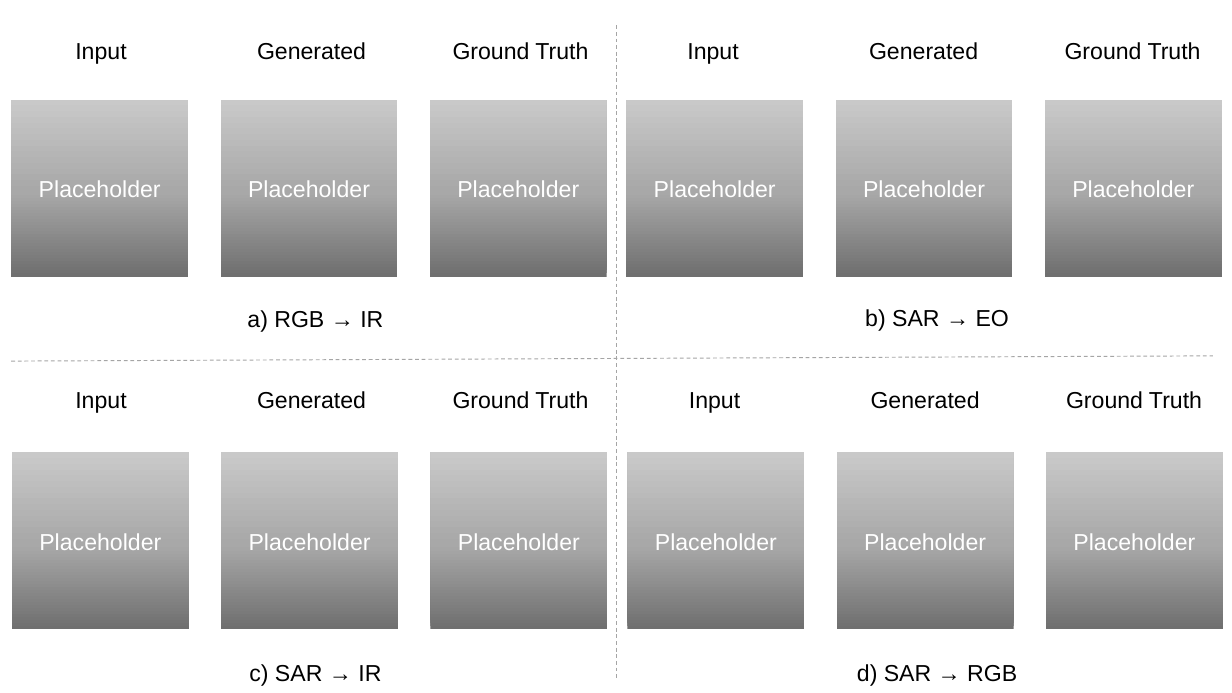
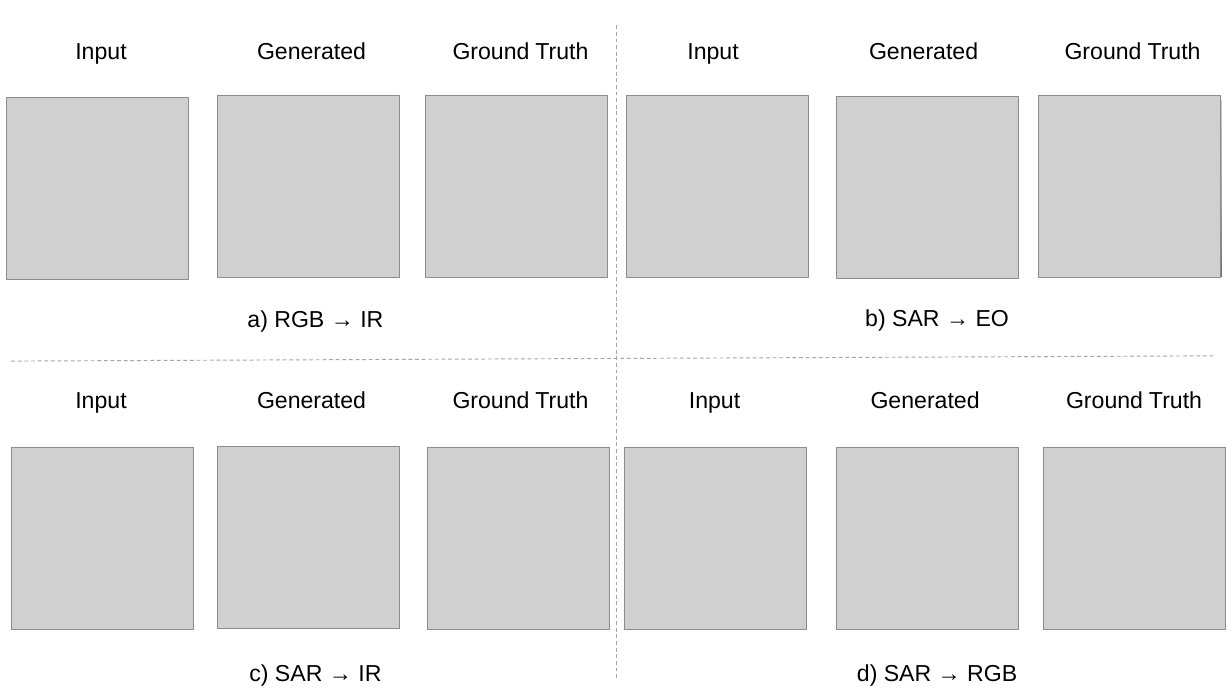
Before and after one commit to Bili-Sakura/4th-MAVIC-T, a slide deck: slide 1 of manuscripts/submission/figures/Figures.pptx. Drawn at 1232x693 pixels with LibreOffice and Linux fonts; fonts in the diff are those of the drawing; grey boxes stand for pictures. Boxes give left, top, right and bottom in pixels: in the first picture for what was removed or moved away, otherwise in the second. Text is boxed around its words. In the diff, an @@ line names an element or a change of style, - is before the commit and + after.

```diff
--- a/manuscripts/submission/figures/Figures.pptx
+++ b/manuscripts/submission/figures/Figures.pptx
@@ picture added at (6,97,189,279) @@
@@ picture added at (218,96,400,278) @@
@@ picture added at (426,96,608,278) @@
@@ picture added at (627,96,809,278) @@
@@ picture added at (837,97,1019,279) @@
@@ picture added at (1039,95,1221,277) @@
@@ text in rectangle at (39,180,161,197): text removed @@
-Placeholder
@@ text in rectangle at (248,180,370,197): text removed @@
-Placeholder
@@ text in rectangle at (457,180,579,197): text removed @@
-Placeholder
@@ text in rectangle at (654,180,776,197): text removed @@
-Placeholder
@@ text in rectangle at (863,180,985,197): text removed @@
-Placeholder
@@ text in rectangle at (1072,180,1194,197): text removed @@
-Placeholder
@@ picture added at (11,447,193,629) @@
@@ picture added at (218,447,400,629) @@
@@ picture added at (427,447,609,629) @@
@@ picture added at (625,447,807,629) @@
@@ picture added at (836,447,1019,629) @@
@@ picture added at (1043,447,1226,629) @@
@@ text in rectangle at (39,533,161,550): text removed @@
-Placeholder
@@ text in rectangle at (249,533,371,550): text removed @@
-Placeholder
@@ text in rectangle at (458,533,580,550): text removed @@
-Placeholder
@@ text in rectangle at (655,533,777,550): text removed @@
-Placeholder
@@ text in rectangle at (864,533,986,550): text removed @@
-Placeholder
@@ text in rectangle at (1073,533,1195,550): text removed @@
-Placeholder
```
Also in this commit, not shown: 7 other files.
